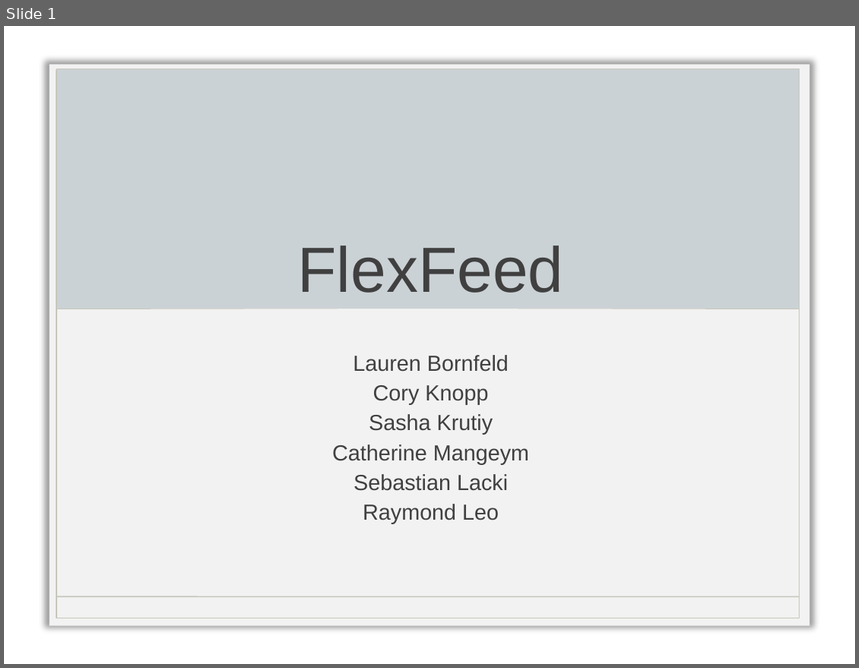
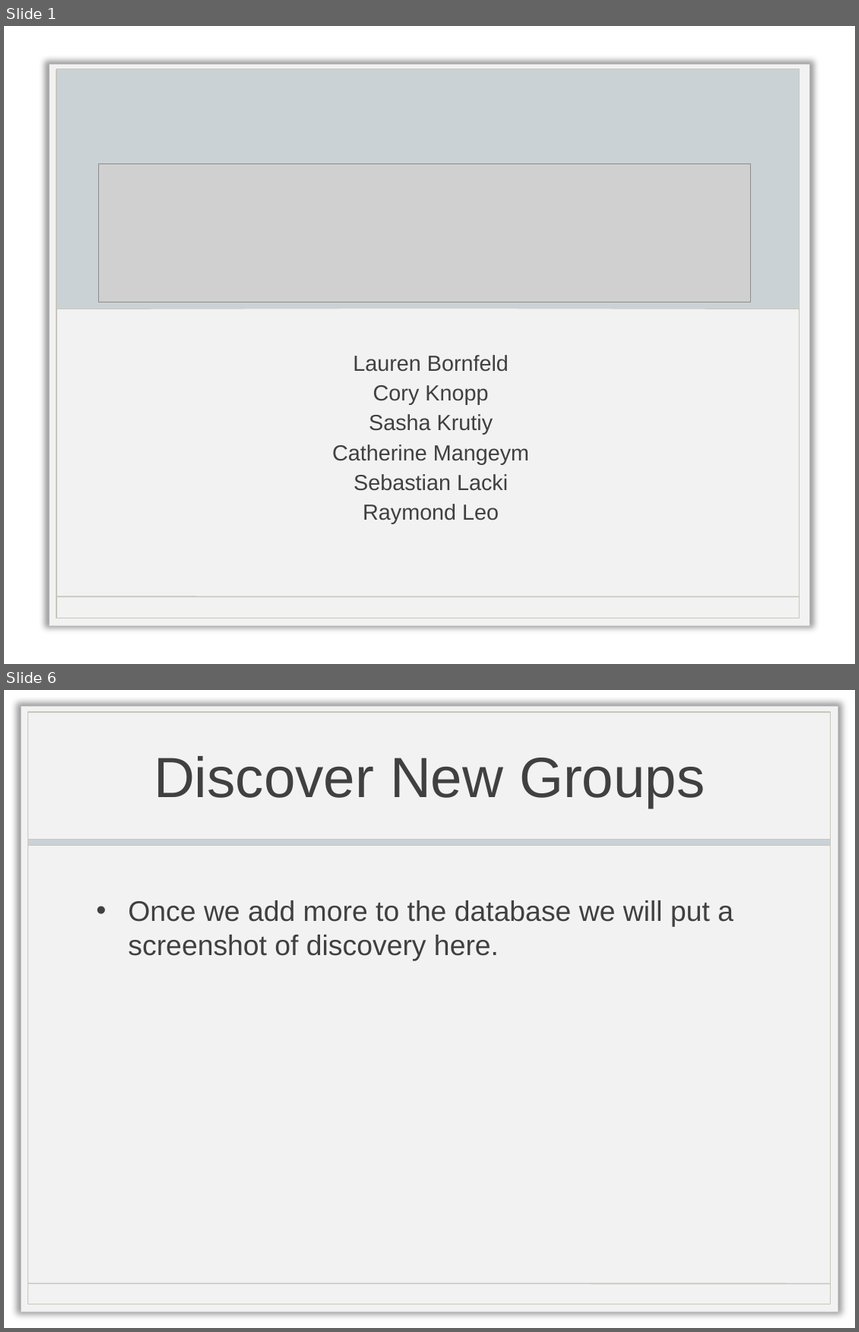
Before and after one commit to coryknopp/FlexFeed, a slide deck: FlexFeedFinalPresentation.pptx. Shown one above the other, each under a label of ours: slide 1 before the commit, slides 1 and 6 after it; the slides between them are not shown. The pictures are 859x668 and 859x1332 pixels, drawn with LibreOffice and Linux fonts; fonts in the diff are those of the drawing; grey boxes stand for pictures; background and template pictures are left out. Boxes give left, top, right and bottom in pixels: in the first picture for what was removed or moved away, otherwise in the second. Text is boxed around its words. In the diff, an @@ line names an element or a change of style, - is before the commit and + after.

```diff
--- a/FlexFeedFinalPresentation.pptx
+++ b/FlexFeedFinalPresentation.pptx
@@ slide 6 added at [4,690,855,1328], background picture (left out) @@
@@ title added at [154,756,705,808], 48 pt, text #404040 @@
+Discover New Groups
@@ group added at [21,706,838,1312]: 3 rectangles, 1 line @@
@@ text added at [128,901,734,961], 24 pt, text #404040 @@
+• Once we add more to the database we will put a screenshot of discovery here.
@@ slide 1 changed as well @@
@@ picture added at [98,164,750,302] @@
```
Also in this commit, not shown: 10 other slides added.
